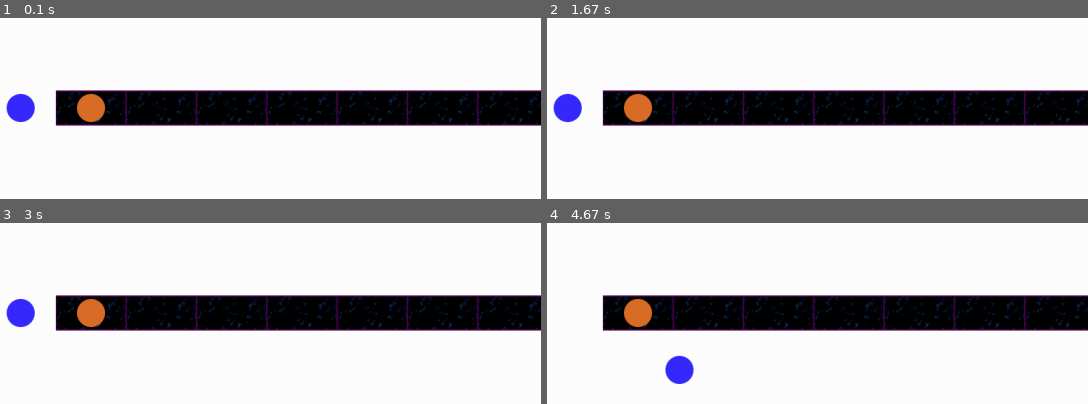
Above: before the commit, frames 1-4 (two rows, left to right).
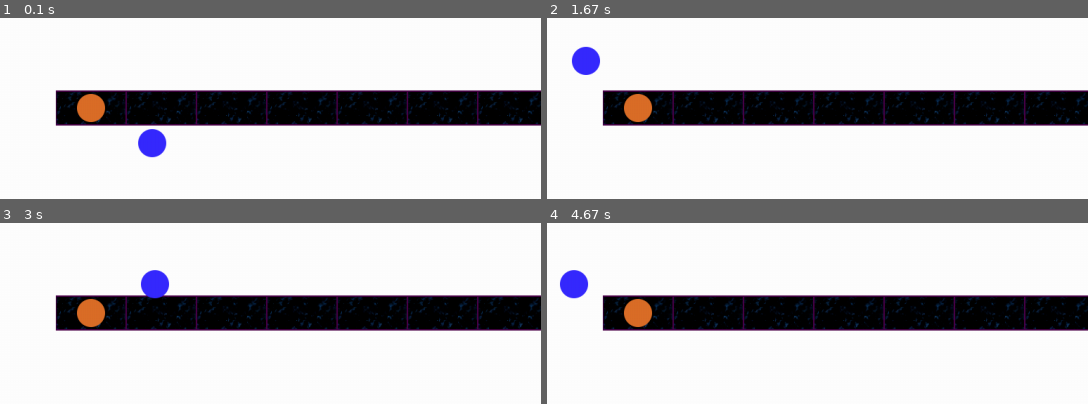
Above: after the commit, the same moments.

Repository: en0chC/Never-Ending-Circles
Game: pygame game, started from __main__.py
Two runs of this game, one before a commit and one after it. Both use one fixed random seed, a clock stepped at 60 frames per second and the inputs below.
Inputs:
- Up to frame 1 (0.1 s): no input
- Up to frame 2 (1.67 s): no input
- Up to frame 3 (3 s): no input
- Up to frame 4 (4.67 s): no input

The runs differ from the first frame. In frame 1, 1.4% of the frame differs, in the area x 1-31%, y 41-78%; in frame 2, 1.3%; in frame 3, 1.4%; in frame 4, 1.4%, in the area x 2-28%, y 25-89%.

Commit message:
Before Camera

Diff:
--- a/camera.py
+++ b/camera.py
@@ -12,9 +12,11 @@
 import pygame
 
 class Camera:
-    def __init__(self, player, windowSize):
-        vec = pygame.math.Vector2
-        self.player = player
-        self.offset = vec(0, 0)
-        self.offsetFloat = vec(0, 0)
-        self.windowSize = windowSize
+    def __init__(self, windowSize):
+        self.wndSize = windowSize
+        self.offset = pygame.math.Vector2(0, 0)
+
+    def follow(self, player):
+        if player.moveState == "Move":
+            self.offset.x += player.rect.x - self.offset.x
+            self.offset.y += player.rect.y - self.offset.y
--- a/game.py
+++ b/game.py
@@ -17,21 +17,18 @@
 #------------------------------------------------------------------------------
 from player import Player
 from tile import Tile
+from camera import Camera
 
 class NeverEndingCircles:
     def __init__(self):
         # Initialize pygame and set title of the display window
         pygame.init()
         pygame.display.set_caption("Never Ending Circles")
-        # Set up display window
+        # Set up display window to fullscreen
         self.monitorSize = (
-            pygame.display.Info().current_w,
-            pygame.display.Info().current_h
-            )
+            pygame.display.Info().current_w, pygame.display.Info().current_h)
         self.screen = pygame.display.set_mode(
-            self.monitorSize,
-            pygame.FULLSCREEN
-            )
+            self.monitorSize, pygame.FULLSCREEN)
         # Initialize the clock
         self.clock = pygame.time.Clock()
         self.FPS = 60
@@ -39,7 +36,12 @@
         self.player = pygame.sprite.Group()
         self.player.add(Player("Blue", self.monitorSize, self.FPS, 1))
         self.player.add(Player("Orange", self.monitorSize, self.FPS, 1))
-        # Set up test tiles and tiles group
+        # Set up camera
+        self.camera = Camera(self.monitorSize)
+        # Set up game state
+        self.gameState = "Countdown"
+
+        # Set up test tiles and tiles group (TEMPORARY)
         self.tiles = pygame.sprite.Group()
         self.tiles.add(Tile(self.monitorSize, (0, 0)))
         self.tiles.add(Tile(self.monitorSize, (100, 0)))
@@ -52,12 +54,9 @@
         self.tiles.add(Tile(self.monitorSize, (800, 0)))
         self.tiles.add(Tile(self.monitorSize, (900, 0)))
         self.nextTileIndex = 1
-        # Set up game state
-        self.gameState = "Countdown"
 
     def mainLoop(self):
         while True:
-            self.screen.fill("white")
             for event in pygame.event.get():
                 if event.type == pygame.QUIT:
                     pygame.quit()
@@ -67,67 +66,57 @@
                     if event.key == pygame.K_ESCAPE:
                         pygame.quit()
                         exit()
-                    # Rotate direction of circular motion
-                    if event.key == pygame.K_r and self.gameState == "Running":
-                        self.player.sprites()[0].rotationPerSecond = \
-                        -(self.player.sprites()[0].rotationPerSecond)
-                        self.player.sprites()[1].rotationPerSecond = \
-                        -(self.player.sprites()[1].rotationPerSecond)
 
-            # Draw tiles on display window
+            self.camera.follow(self.player.sprites()[0])
+            self.camera.follow(self.player.sprites()[1])
+
+            # Fill background and blit tiles on display window
+            self.screen.fill("white")
             self.tiles.draw(self.screen)
+
+            # Draw players onto screen and update players' properties
+            self.player.draw(self.screen)
+            self.player.sprites()[0].update(self.player.sprites()[1])
+            self.player.sprites()[1].update(self.player.sprites()[0])
             # Game is running
             if self.gameState == "Running":
-                # Draw players onto screen
-                self.player.draw(self.screen)
-                self.player.update()
-
-                # Update the center of circular motion of both circles
-                self.player.sprites()[0].updateCircMotionCenter(
-                    self.player.sprites()[1])
-                self.player.sprites()[1].updateCircMotionCenter(
-                    self.player.sprites()[0])
-
-                # Get keys being pressed
-                keys = pygame.key.get_pressed()
-                nextTile = self.tiles.sprites()[self.nextTileIndex]
-                # If circle and tile masks colliding, circle is moving and
-                # f key being pressed, snap the circle to the tile
-                if pygame.sprite.collide_mask(self.player.sprites()[0],
-                nextTile) and self.player.sprites()[0].moveState == "Move" \
-                and keys[pygame.K_f]:
-                    self.player.sprites()[0].snapToTile(nextTile)
-                    self.player.sprites()[1].updateCircMotionCenter(
-                    self.player.sprites()[0])
-                    self.player.sprites()[1].moveState = "Move"
-                    self.nextTileIndex += 1
-                elif pygame.sprite.collide_mask(self.player.sprites()[1],
-                nextTile) and self.player.sprites()[1].moveState == "Move" \
-                and keys[pygame.K_f]:
-                    self.player.sprites()[1].snapToTile(nextTile)
-                    self.player.sprites()[0].updateCircMotionCenter(
-                    self.player.sprites()[1])
-                    self.player.sprites()[0].moveState = "Move"
-                    self.nextTileIndex += 1
-
-                # Once final tile is reached, set game state to idle
-                if self.nextTileIndex == len(self.tiles.sprites()):
-                    self.gameState = "Idle"
-
-            # Countdown before the game starts
+                self.running()
+            # 3 second countdown before the game starts
             elif self.gameState == "Countdown":
-                self.player.draw(self.screen)
-                pygame.display.update()
-                sleep(3)
-                self.gameState = "Running"
-
+                if pygame.time.get_ticks() >= 3000:
+                    self.gameState = "Running"
             elif self.gameState == "Idle":
-                # Draw players onto screen
-                self.player.draw(self.screen)
-                self.player.update()
-
+                pass
 
             pygame.display.update()
             self.clock.tick(self.FPS)
 
+    def running(self):
+        # Get blue circle and orange circle sprites
+        blueCircle = self.player.sprites()[0]
+        orangeCircle = self.player.sprites()[1]
+
+        # Get keys being pressed
+        keys = pygame.key.get_pressed()
+        nextTile = self.tiles.sprites()[self.nextTileIndex]
+
+        # If circle and tile masks colliding, circle is moving and
+        # f key being pressed, snap the circle to the tile
+        if pygame.sprite.collide_mask(blueCircle, nextTile) and \
+        blueCircle.moveState == "Move" and keys[pygame.K_f]:
+            blueCircle.snapToTile(nextTile)
+            orangeCircle.update(blueCircle)
+            orangeCircle.moveState = "Move"
+            self.nextTileIndex += 1
+        elif pygame.sprite.collide_mask(orangeCircle, nextTile) and \
+        orangeCircle.moveState == "Move" and keys[pygame.K_f]:
+            orangeCircle.snapToTile(nextTile)
+            blueCircle.update(orangeCircle)
+            blueCircle.moveState = "Move"
+            self.nextTileIndex += 1
+
+        # Once final tile is reached, set game state to idle
+        if self.nextTileIndex == len(self.tiles.sprites()):
+            self.gameState = "Idle"
+
 NeverEndingCircles().mainLoop()
--- a/player.py
+++ b/player.py
@@ -19,39 +19,43 @@
 class Player(pygame.sprite.Sprite):
     def __init__(self, type, windowSize, FPS, RPS):
         super().__init__()
-        self.type = type
-        self.radius = 100
-        # (2*math.pi)/FPS to make full rotation in 1 second
-        self.rotationPerSecond = ((2*math.pi)/(FPS)) * RPS
-
         # Set up blue or orange circle image, rect, moveState, angle and
         # center of circular motion
         if type == "Blue":
             self.image = pygame.image.load(
                 "assets/images/blue_circle.png").convert_alpha()
             self.rect = self.image.get_rect(
-                center=(windowSize[0] // 2 - 100, windowSize[1] // 2))
+                center=(windowSize[0]//2 + 100, windowSize[1]//2))
             self.moveState = "Move"
-            self.angle = (3/2)*math.pi
-            self.circMotionCenter = (windowSize[0] // 2,
-            windowSize[1] // 2)
+            # Set starting position of circular motion to right
+            self.angle = (1/2)*math.pi
+            # Set center of circular motion to center of other circle
+            self.circMotionCenter = (windowSize[0]//2, windowSize[1]//2)
         else:
             self.image = pygame.image.load(
                 "assets/images/orange_circle.png").convert_alpha()
             self.rect = self.image.get_rect(
-                center=(windowSize[0] // 2, windowSize[1] // 2))
+                center=(windowSize[0]//2, windowSize[1]//2))
             self.moveState = "Fixed"
-            self.angle = (1/2)*math.pi
-            self.circMotionCenter = (windowSize[0] // 2 - 100,
-            windowSize[1] // 2)
+            # Set starting position of circular motion to left
+            self.angle = (3/2)*math.pi
+            # Set center of circular motion to center of other circle
+            self.circMotionCenter = (windowSize[0]//2 + 100, windowSize[1]//2)
+        self.radius = 100
+        # (2*math.pi)/FPS to make full rotation in 1 second
+        # Positive rotationPerSecond is clockwise rotation
+        self.rotationPerSecond = ((2*math.pi)/(FPS)) * RPS
         # Set up mask for collision detection
         self.mask = pygame.mask.from_surface(self.image)
 
     # Moves the circle in circular motion
     def move(self):
         if self.moveState == "Move":
+            # Clockwise movement by reducing angle
+            # Anti-clockwise movement by increasing angle
             self.angle -= self.rotationPerSecond
-            if self.angle < 0:
+            # When angle reaches 0, full rotation has been made
+            if self.angle <= 0:
                 self.angle = 2*math.pi
             else:
                 # Circular motion
@@ -67,19 +71,22 @@
         + (nextTile.rect.center[0] - self.rect.center[0])**2)**(1/2)
 
         # Calculate change in angle using SOHCAHTOA and set new angle
-        self.angle = (self.angle
-        - 2*math.asin(distanceToTile/(2*self.radius))) % (2*math.pi)
-
+        self.angle = (self.angle - 2*math.asin(distanceToTile/(2*self.radius))
+        % (2*math.pi))
+        # Place the circle on the middle of the tile
         self.rect.center = nextTile.rect.center
         self.moveState = "Fixed"
 
-    # Set center of circular motion and starting position of fixed circle
-    def updateCircMotionCenter(self, otherCircle):
+    # Set center of circular motion and
+    # starting position of the circular motion of fixed circle
+    def updateCircularMotionCenter(self, otherCircle):
         if self.moveState == "Fixed":
             self.circMotionCenter = otherCircle.rect.center
             # Set the starting circular position of fixed circle to opposite
-            # the other circle's starting circular position
+            # the other circle's circular position
             self.angle = (otherCircle.angle + math.pi) % (2*math.pi)
 
-    def update(self):
+    # Updates circular movement of circle
+    def update(self, otherCircle):
         self.move()
+        self.updateCircularMotionCenter(otherCircle)
--- a/tile.py
+++ b/tile.py
@@ -12,14 +12,17 @@
 import pygame
 
 class Tile(pygame.sprite.Sprite):
+    # pos is TEMPORARY
     def __init__(self, windowSize, pos):
         super().__init__()
         # Set up tile image and rect
         self.image = pygame.image.load(
-            "assets/images/S to N block.png"
-            ).convert_alpha()
+            "assets/images/S to N block.png").convert_alpha()
+
+        # TEMPORARY
         self.image = pygame.transform.rotate(self.image, 90)
+
         self.rect = self.image.get_rect(
-            center=(windowSize[0] // 2 + pos[0], windowSize[1] // 2 + pos[1]))
+            center=(windowSize[0]//2 + pos[0], windowSize[1]//2 + pos[1]))
         # Set up mask for collision detection
         self.mask = pygame.mask.from_surface(self.image)
Not shown, changed: PROJECT_NOTES.md
